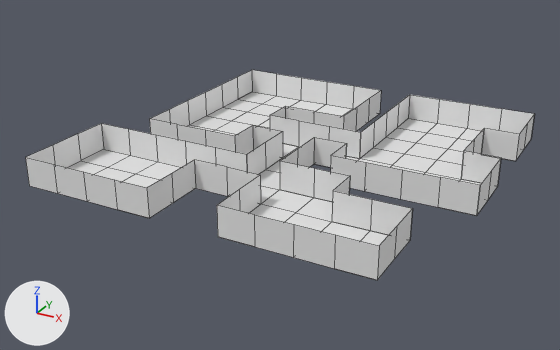
The Blender file Unity/GAB-FPS/Assets/Assets/3D Moddles/Level1.1.blend as it was, and as the next commit left it.
Both versions are drawn from a camera (50 mm lens) standing at (17.2, -33.9, 15.7) and looking at (-0.6, -1.5, -0.5). The lights are fixed; the arrows at lower left show +X, +Y and +Z. Mesh edges are drawn as thin lines.

Script lines for the objects in view, before the commit:
```python
me_plane_001 = bpy.data.meshes.new('Plane.001')
me_plane_001.from_pydata(...)  # 340 vertices, 155 faces; spans x -1.01..0.99, y -0.96..0.86, z -0.07..0.08
me_plane_001.polygons.foreach_set('use_smooth', [True] * 155)
ob_plane = bpy.data.objects.new('Plane', me_plane_001)
ob_plane.location = (0.0, 0.0, 0.75)
ob_plane.scale = (10.0, 10.0, 10.0)
```
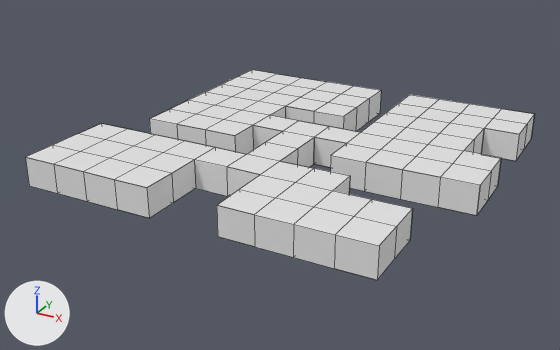
Pixel boxes [x1, y1, x2, y2] of what changed, in the pictures (560 x 350 px):
part 1 of me_plane_001, added
    after: [332, 95, 534, 185]
part 2 of me_plane_001, built on
    before: [299, 121, 361, 168]
    after: [27, 70, 413, 246]

The change, as a diff of the scene's bpy script:
```diff
--- a/Unity/GAB-FPS/Assets/Assets/3D Moddles/Level1.1.blend.py
+++ b/Unity/GAB-FPS/Assets/Assets/3D Moddles/Level1.1.blend.py
@@ me_plane_001 @@
 # used by ob_plane; location = (0.0, 0.0, 0.75); scale = (10.0, 10.0, 10.0)
-me_plane_001.from_pydata(...)  # 340 vertices, 155 faces; spans x -1.01..0.99, y -0.96..0.86, z -0.07..0.08
+me_plane_001.from_pydata(...)  # 466 vertices, 232 faces; spans x -1.01..0.99, y -0.96..0.86, z -0.07..0.08
+# me_plane_001 part 1: a new loose piece of 34 vertices spanning x 0.26..0.99, y -0.23..0.86, z 0.08
+# me_plane_001 part 2
+# 3 faces are deleted
+# 41 vertices are added at x -1.01..0.81, y -0.96..0.5, z 0.08
+# 33 new vertices lie (0.0, 0.18, 0.0) away from vertices in x -1.01..0.81, y -0.96..0.5, z 0.08
+# 12 new vertices lie (0.0, 0.18, 0.0) away from vertices in x -0.83..0.08, y -0.41..0.68, z 0.08
+# 6 new vertices lie (0.0, -0.19, 0.0) away from vertices in x -0.83..0.08, y 0.5, z 0.08
+# 58 new faces join them
```
